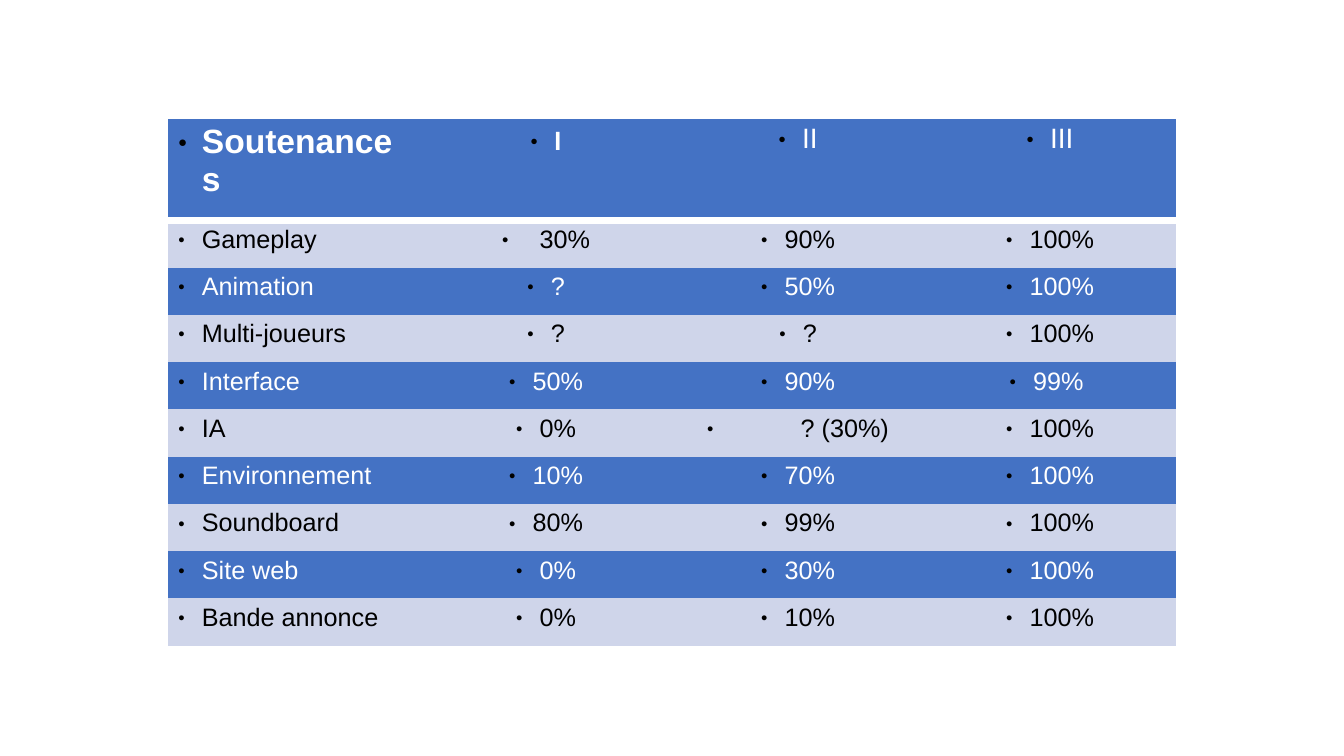
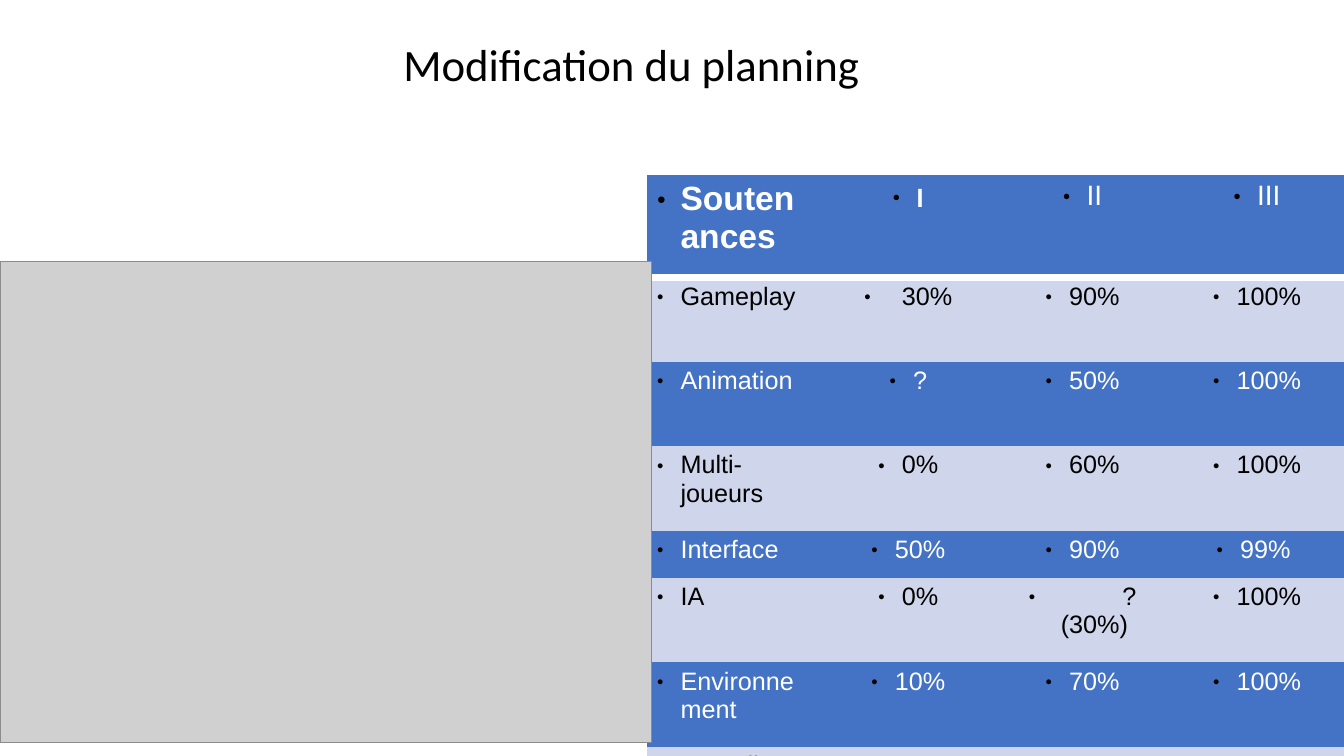
Before and after one commit to AlexandrEpita/Bizarre-Chess-Adventure, a slide deck: slide 2 of diapo soutenance.odp. Drawn at 1344x756 pixels with LibreOffice and Linux fonts; fonts in the diff are those of the drawing; grey boxes stand for pictures. Boxes give left, top, right and bottom in pixels: in the first picture for what was removed or moved away, otherwise in the second. Text is boxed around its words. In the diff, an @@ line names an element or a change of style, - is before the commit and + after.

```diff
--- a/diapo soutenance.odp
+++ b/diapo soutenance.odp
@@ text added at <box>403,50,859,89</box>, 32 pt, text #000000 @@
+Modification du planning
@@ table at <box>647,175,1344,756</box> @@
-row 4, column 2: ?
+row 4, column 2: 0%
-row 4, column 3: ?
+row 4, column 3: 60%
@@ table: place and size @@
-table at <box>168,119,1177,637</box>
+table at <box>647,175,1344,756</box>
@@ picture added at <box>0,262,651,743</box> @@
```
Also in this commit, not shown: 1 other slide changed, 5 slides added.
